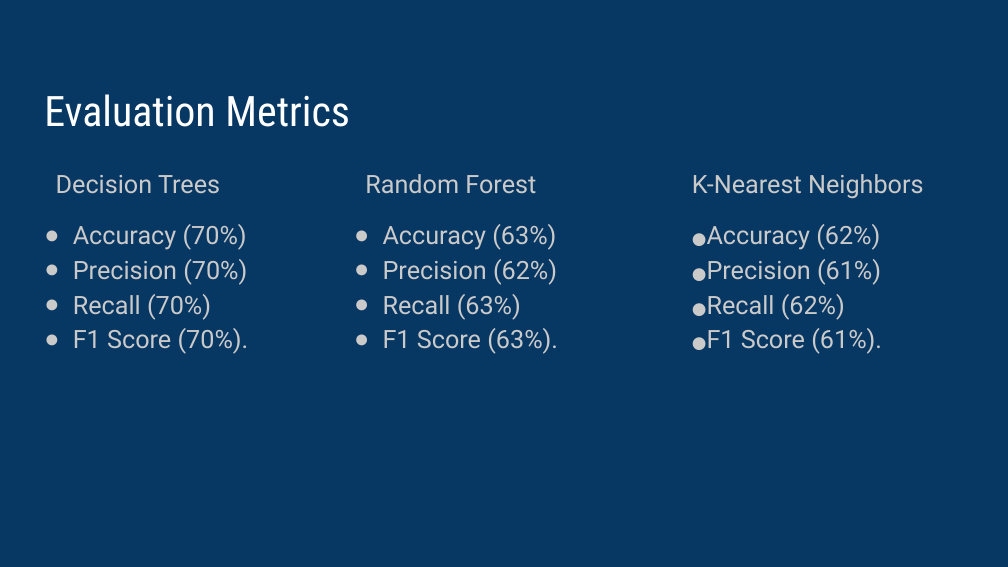
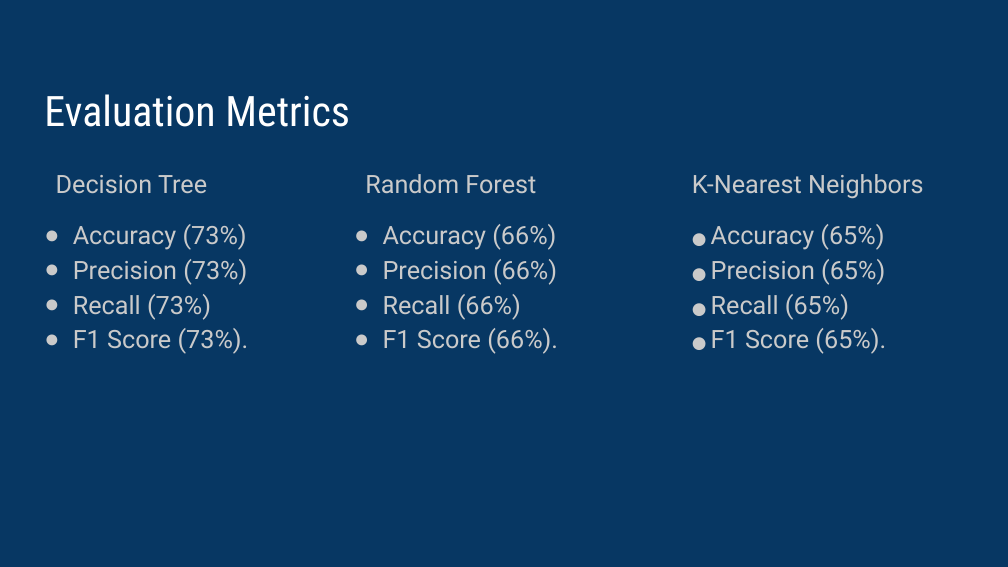
Before and after one commit to vipvivek15/CMPE_255_Final_Project, a slide deck: slide 11 of Final_presentation.pptx (slide 12 before the commit). Drawn at 1008x567 pixels with LibreOffice and Linux fonts; fonts in the diff are those of the drawing. Boxes give left, top, right and bottom in pixels: in the first picture for what was removed or moved away, otherwise in the second. Text is boxed around its words. In the diff, an @@ line names an element or a change of style, - is before the commit and + after.

```diff
--- a/Final_presentation.pptx
+++ b/Final_presentation.pptx
@@ text at bbox=[56, 175, 249, 354]: text changed @@
-Decision Trees
-● Accuracy (70%)
-● Precision (70%)
-● Recall (70%)
-● F1 Score (70%).
+Decision Tree
+● Accuracy (73%)
+● Precision (73%)
+● Recall (73%)
+● F1 Score (73%).
@@ text at bbox=[383, 224, 558, 354]: text changed @@
-● Accuracy (63%)
-● Precision (62%)
-● Recall (63%)
-● F1 Score (63%).
+● Accuracy (66%)
+● Precision (66%)
+● Recall (66%)
+● F1 Score (66%).
@@ text at bbox=[711, 224, 886, 354]: text changed @@
-●Accuracy (62%)
-●Precision (61%)
-●Recall (62%)
-●F1 Score (61%).
+● Accuracy (65%)
+● Precision (65%)
+● Recall (65%)
+● F1 Score (65%).
```
Also in this commit, not shown: 11 other slides changed, 2 slides added, 1 slide removed.
